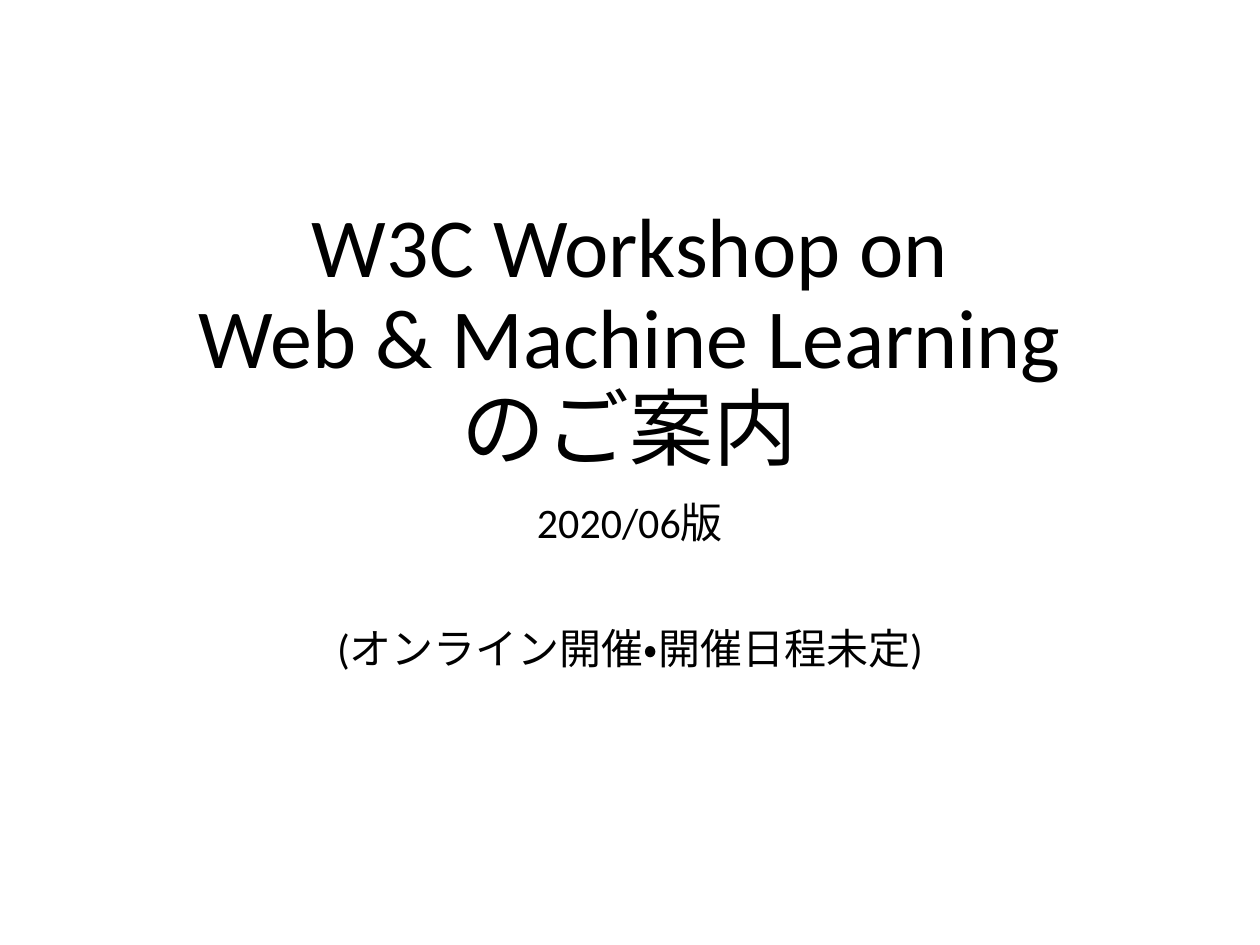
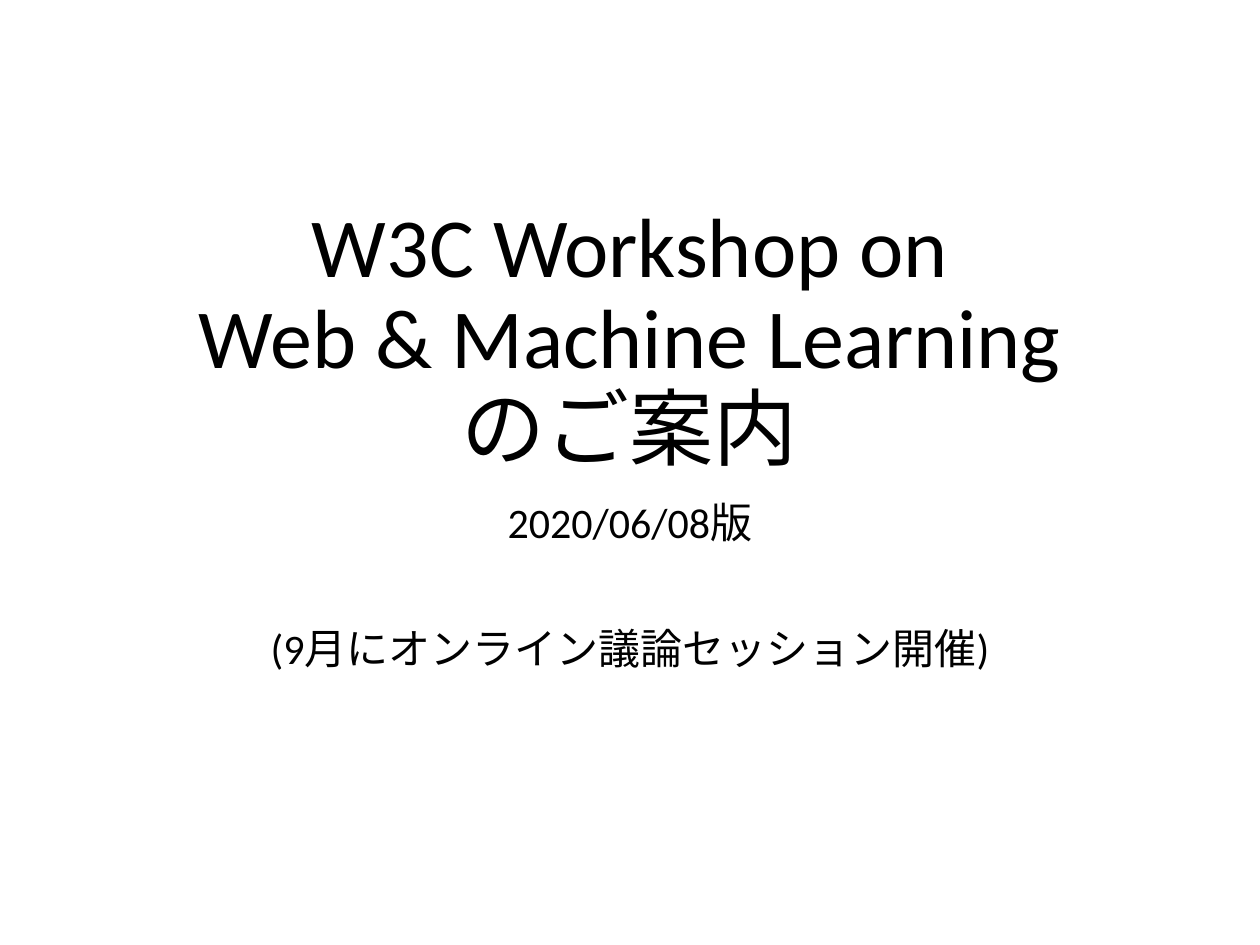
Before and after one commit to himorin/w3c-memo, a slide deck: slide 1 of files/202006-mlws.pptx. Drawn at 1260x945 pixels with LibreOffice and Linux fonts; fonts in the diff are those of the drawing; background and template pictures are left out. Boxes give left, top, right and bottom in pixels: in the first picture for what was removed or moved away, otherwise in the second. Text is boxed around its words. In the diff, an @@ line names an element or a change of style, - is before the commit and + after.

```diff
--- a/files/202006-mlws.pptx
+++ b/files/202006-mlws.pptx
@@ subtitle at [271,504,990,670]: text changed @@
-2020/06版
-(オンライン開催・開催日程未定)
+2020/06/08版
+(9月にオンライン議論セッション開催)
```
Also in this commit, not shown: 1 other slide changed, 1 slide added, 1 other file.
